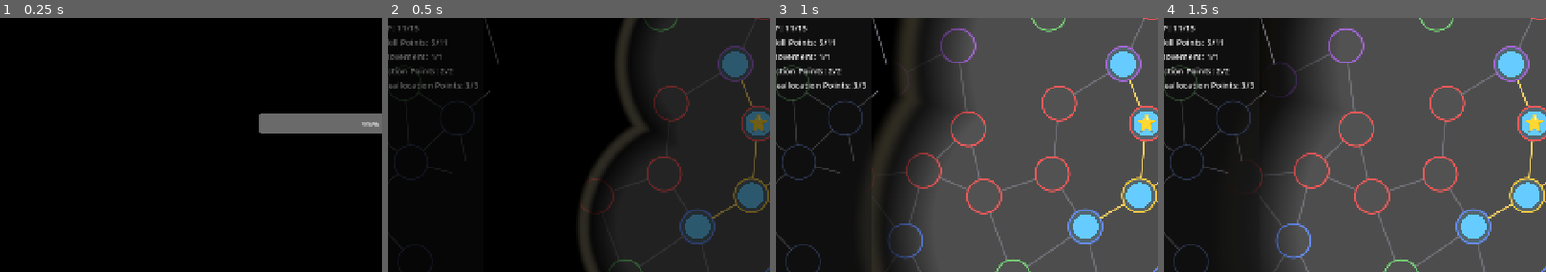
Above: before the commit, frames 1-4 (left to right).
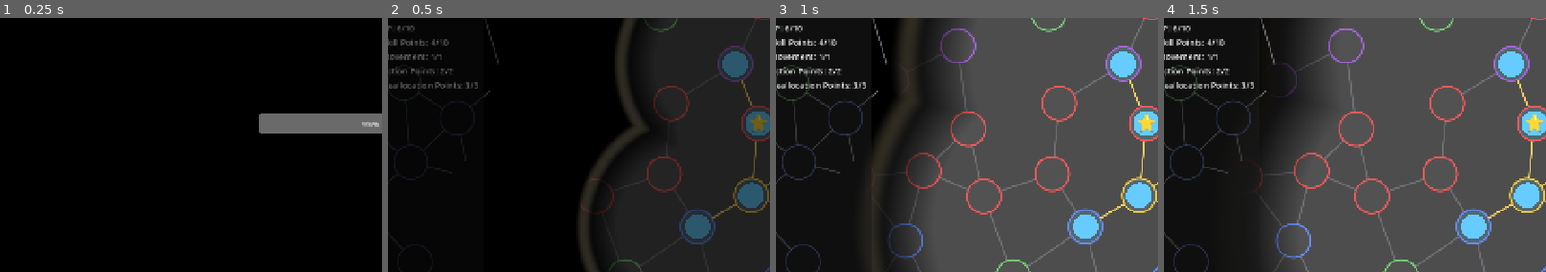
Above: after the commit, the same moments.

Repository: Koaieus/skill-tree-of-life
Game: Godot game, scene res://scenes/first_level_sandbox.tscn
The game is run twice, just before and just after one commit, with the same random seed, the same clock (stepped at 60 frames per second) and the same inputs. This scene is started directly instead of the project's main scene.
Inputs (mouse positions are % of the whole screen's width and height, from its top left):
- Up to frame 1 (0.25 s): no input
- Up to frame 2 (0.5 s): no input
- Up to frame 3 (1 s): tap Enter at 0.5 s; drag from (50, 50) to (59, 26) at 0.52 s
- Up to frame 4 (1.5 s): drag from (66, 50) to (49, 64) at 1.27 s
The pictures show only the part of the screen within x 2-52%, y 29-79%; the shares and areas given below are measured in that part.

Frame 1 is identical in both runs. In frame 2, less than 0.1% of the frame differs, in the area x 2-16%, y 3-11%; in frame 3, 0.1%; in frame 4, 0.1%.

Commit message:
fix(stats): OVERFLOW level-up wasn't deducting old cap from XP
GrowablePoolStatDef.on_pool_filled in OVERFLOW mode did
set_current(current + excess), but current is sitting at the old cap
when the callback fires — so the level-up never consumed it and the
entity kept old_max worth of unearned XP. At 9/10 + 1 XP, the pool
landed at 10/15 instead of 0/15.

Fix: set_current(min_value + excess). Cascades naturally when a single
replenish would fill multiple levels.

Co-Authored-By: Claude Opus 4.7 <noreply@anthropic.com>

Diff:
--- a/stats_system/growable_pool_stat_def.gd
+++ b/stats_system/growable_pool_stat_def.gd
@@ -39,6 +39,8 @@
 		PostGrowMode.RESET:
 			stat.set_current(float(stat._min_value()))
 		PostGrowMode.OVERFLOW:
-			# Carries excess forward. May cascade through multiple level-ups
-			# if the inbound replenish was huge — that's intentional.
-			stat.set_current(stat.current + excess)
+			# Carries excess forward. `current` is sitting at the old cap
+			# (the level-up consumed it), so the new level starts at just
+			# `excess`. May cascade through multiple level-ups if the inbound
+			# replenish was huge — that's intentional.
+			stat.set_current(float(stat._min_value()) + excess)
--- /dev/null
+++ b/test/unit/test_growable_pool_stat_def.gd
@@ -0,0 +1,104 @@
+extends GutTest
+
+## GrowablePoolStatDef growth math + post-grow modes.
+##
+## Pool semantics: when `current` crosses up to the cap, the def grows the cap
+## by `old_max * growth_factor + growth_flat`, then post_grow_mode decides
+## what happens to current:
+##   - KEEP: current parks at the old cap; new headroom = delta.
+##   - RESET: current drops to min_value.
+##   - OVERFLOW: the level-up consumed `old_max` worth of replenish; the new
+##     level starts at just the leftover (`excess`).
+
+
+func _def(flat: float, factor: float, mode: int) -> GrowablePoolStatDef:
+	var d := GrowablePoolStatDef.new()
+	d.id = &"test_xp"
+	d.growth_flat = flat
+	d.growth_factor = factor
+	d.post_grow_mode = mode
+	return d
+
+
+func _pool(def: GrowablePoolStatDef, max_v: int, current: int) -> PoolStat:
+	var p := PoolStat.new()
+	p.definition = def
+	p.base_value = float(max_v)
+	p.current = float(current)
+	return p
+
+
+# --- OVERFLOW: the bug fix ---------------------------------------------------
+
+## At 8/10 + replenish 5: total earned = 5, level cost = 10, but we already
+## had 8 banked, so leftover = 8 + 5 - 10 = 3. New state: 3 / 15.
+func test_overflow_carries_only_excess_not_current_plus_excess() -> void:
+	var p := _pool(_def(5.0, 1.0, GrowablePoolStatDef.PostGrowMode.OVERFLOW), 10, 8)
+	p.replenish(5)
+	assert_eq(int(p.value), 15, "new max should be old_max + growth_flat")
+	assert_eq(int(p.current), 3, "current should carry only the excess (5 earned - 2 needed to fill old cap)")
+
+
+## Edge case: nearly full + small replenish. Old code awarded `old_max` of
+## unearned XP — at 9/10 + 1, it landed at 10/15 instead of 0/15.
+func test_overflow_full_replenish_lands_at_zero() -> void:
+	var p := _pool(_def(5.0, 1.0, GrowablePoolStatDef.PostGrowMode.OVERFLOW), 10, 9)
+	p.replenish(1)
+	assert_eq(int(p.value), 15)
+	assert_eq(int(p.current), 0, "exactly filling the cap should leave 0 excess in the new level")
+
+
+## Cascade: 0/10 + replenish 30 (flat=5). Fills cap (excess 20), level → 15.
+## set_current(excess=20) on new cap=15 → fills again (excess 5), level → 20.
+## set_current(5) on cap=20 → parks at 5. Result: 5 / 20.
+func test_overflow_huge_replenish_cascades_through_levels() -> void:
+	var p := _pool(_def(5.0, 1.0, GrowablePoolStatDef.PostGrowMode.OVERFLOW), 10, 0)
+	p.replenish(30)
+	assert_eq(int(p.value), 20, "two level-ups: 10 → 15 → 20")
+	assert_eq(int(p.current), 5, "5 XP left over after the second level-up consumed 15")
+
+
+# --- RESET ------------------------------------------------------------------
+
+func test_reset_drops_current_to_min() -> void:
+	var p := _pool(_def(5.0, 1.0, GrowablePoolStatDef.PostGrowMode.RESET), 10, 9)
+	p.replenish(5)
+	assert_eq(int(p.value), 15)
+	assert_eq(int(p.current), 0, "RESET drops current to min_value regardless of excess")
+
+
+# --- KEEP -------------------------------------------------------------------
+
+func test_keep_parks_current_at_old_cap() -> void:
+	var p := _pool(_def(5.0, 1.0, GrowablePoolStatDef.PostGrowMode.KEEP), 10, 8)
+	p.replenish(5)
+	assert_eq(int(p.value), 15)
+	assert_eq(int(p.current), 10, "KEEP parks current at the old cap; new headroom = delta")
+
+
+# --- growth math ------------------------------------------------------------
+
+func test_growth_flat_only_is_linear() -> void:
+	var d := _def(5.0, 1.0, GrowablePoolStatDef.PostGrowMode.RESET)
+	var p := _pool(d, 10, 9)
+	p.replenish(1)
+	assert_eq(int(p.value), 15, "first level: +5")
+	p.set_current(float(p.value) - 1.0)
+	p.replenish(1)
+	assert_eq(int(p.value), 20, "second level: +5 again, flat curve")
+
+
+func test_growth_factor_compounds() -> void:
+	var d := _def(0.0, 2.0, GrowablePoolStatDef.PostGrowMode.RESET)
+	var p := _pool(d, 10, 9)
+	p.replenish(1)
+	assert_eq(int(p.value), 20, "factor 2.0 doubles the cap on level-up")
+
+
+func test_misconfigured_growth_is_noop() -> void:
+	# factor < 1 with no flat → new_max < old_max → delta <= 0 → bail.
+	var d := _def(0.0, 0.5, GrowablePoolStatDef.PostGrowMode.RESET)
+	var p := _pool(d, 10, 9)
+	p.replenish(1)
+	assert_eq(int(p.value), 10, "misconfigured growth should not shrink the cap")
+	assert_eq(int(p.current), 10, "no level-up means current stays at cap")
Not shown, added: test/unit/test_growable_pool_stat_def.gd.uid
Not shown, changed: .claude/rules/stats-system.md
